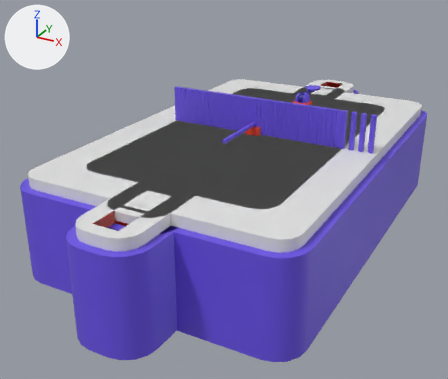
Two versions of the Blender file Assets/04_VisualAssets/Import/SeesSaw Assets.blend, one commit apart.
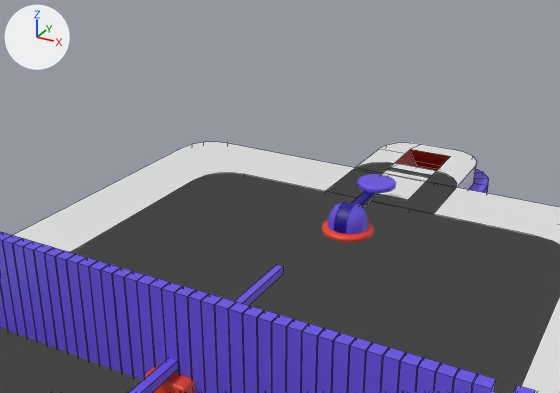
Each version is shown whole from a 50 mm lens placed at (34.9, -72.1, 26.7), pointed at (-2.0, -5.0, -6.8), then close up from a 50 mm lens placed at (16.3, -21.0, 20.2), pointed at (4.2, 0.9, 9.2). The axes (+X, +Y, +Z) are drawn at upper left. The lights are the same throughout. The close-ups show mesh edges as thin lines.

Objects in the first close-up: 'Border', 'Border Large', 'Catapult Pivot', 'Ground', 'Ground Large', 'Ground.001', 'Ground.002', 'Multiplier', 'Seat', 'SeeSaw '.
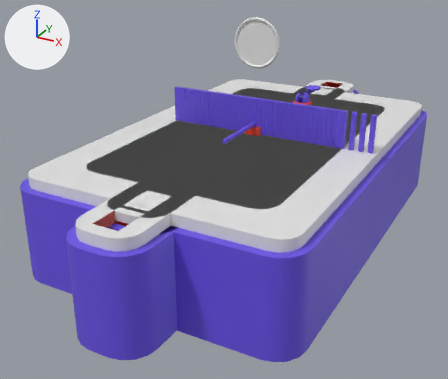
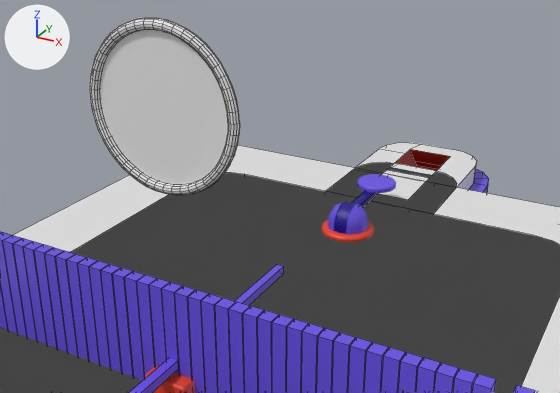
Patch to the scene script:
```diff
--- a/Assets/04_VisualAssets/Import/SeesSaw Assets.blend.py
+++ b/Assets/04_VisualAssets/Import/SeesSaw Assets.blend.py
@@ me_circle @@
+me_circle.from_pydata(...)  # 48 vertices, 1 face; spans x -2.93..2.93, y 0.0, z -2.93..2.93
@@ me_torus @@
+me_torus.from_pydata(...)  # a torus around y (ring radius 3.0, tube radius 0.2) spanning x -3.2..3.2, y -0.2..0.2, z -3.2..3.2
+me_torus.polygons.foreach_set('use_smooth', [True] * 576)
@@ ob_circle @@
+ob_circle = bpy.data.objects.new('Circle', me_circle)
+ob_circle.location = (0.0, 0.0, 12.0)
@@ ob_gate_frame @@
+ob_gate_frame = bpy.data.objects.new('Gate Frame', me_torus)
+ob_gate_frame.location = (0.0, 0.0, 12.0)
```

Boxes (x1, y1, x2, y2) around the edits, measured in the close-ups (560 x 393 px):
'Circle', added
    after: (99, 30, 228, 184)
'Gate Frame', added
    after: (90, 18, 240, 195)
